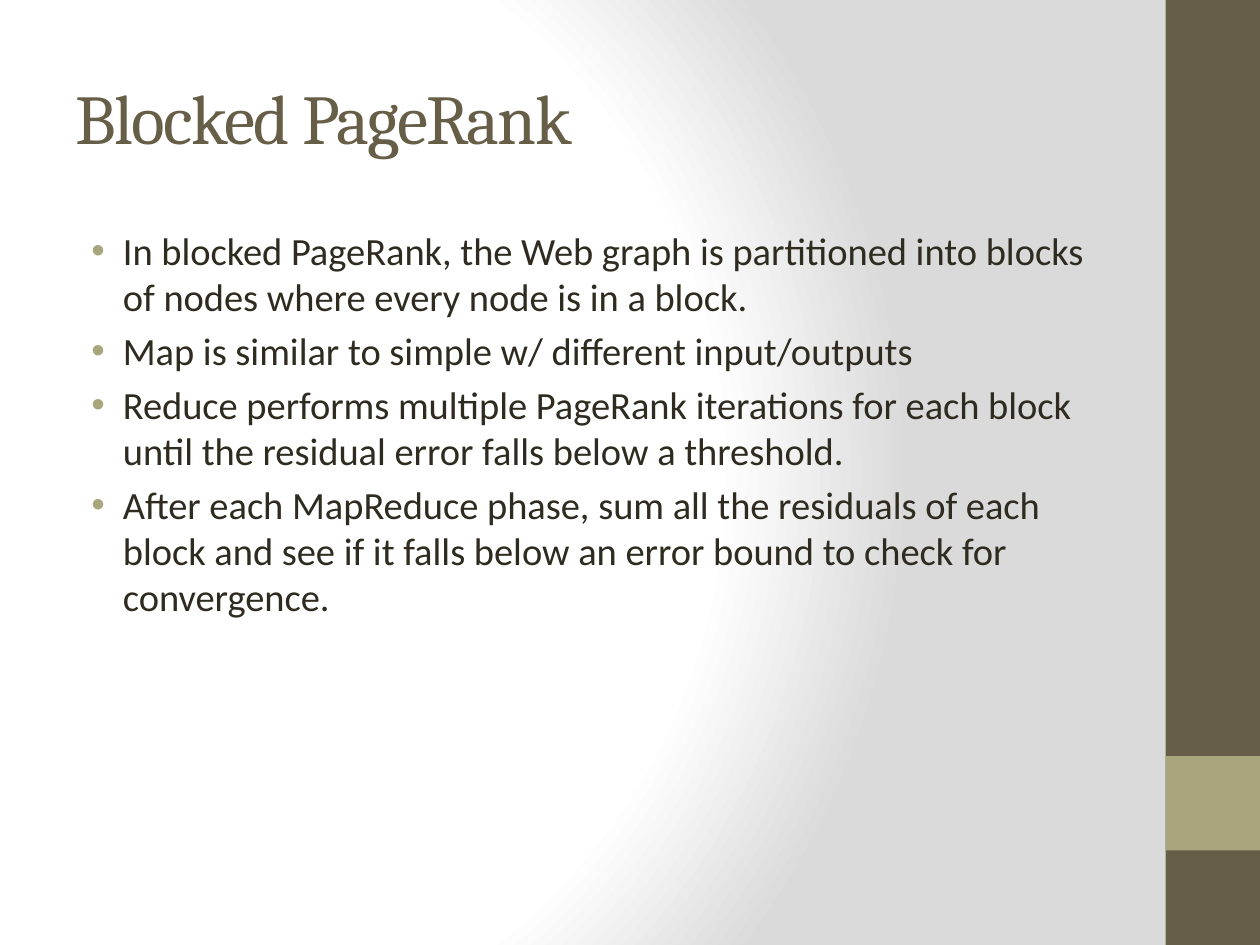
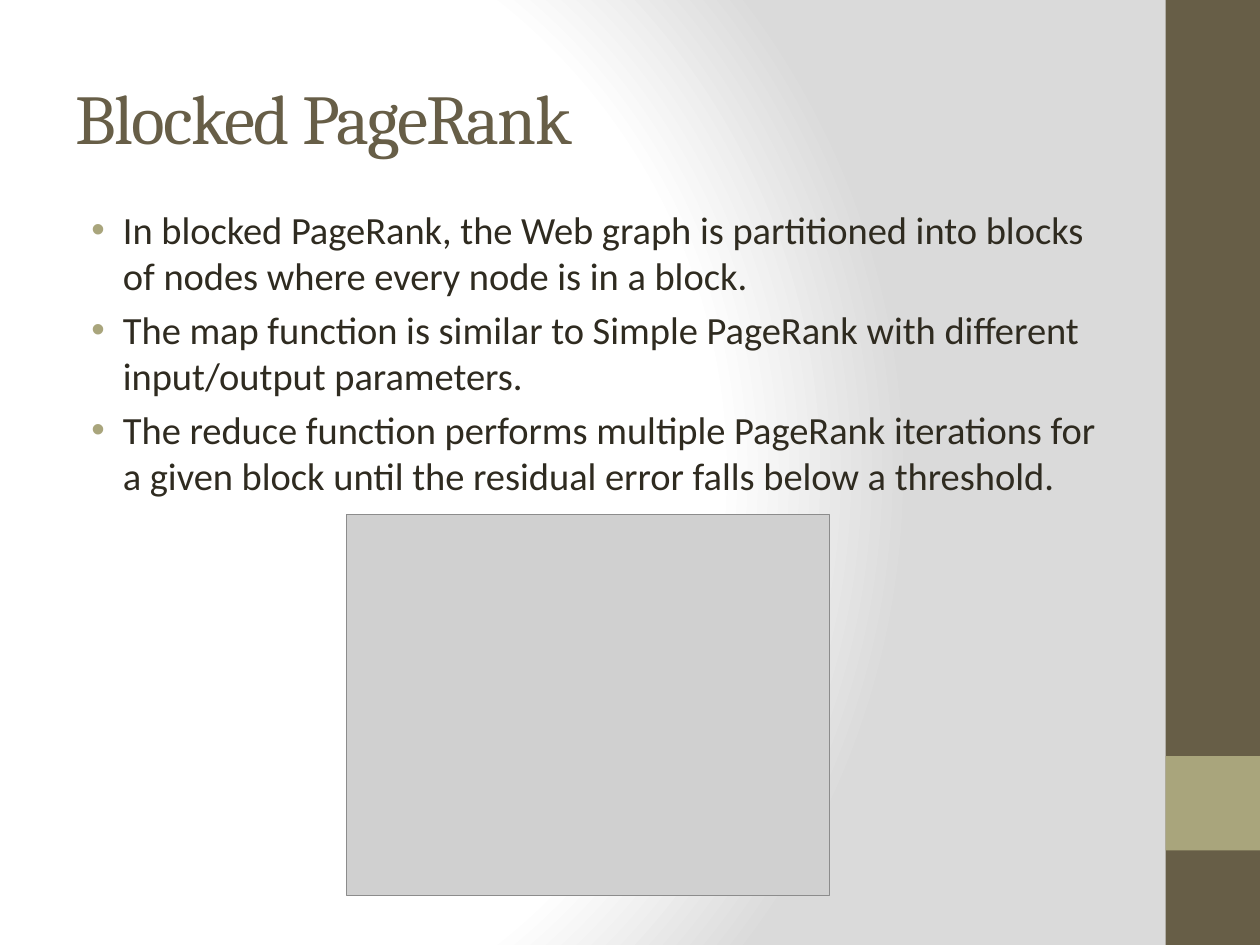
Before and after one commit to piranna0/CS5300P2, a slide deck: slide 7 of presentation.pptx. Drawn at 1260x945 pixels with LibreOffice and Linux fonts; fonts in the diff are those of the drawing; grey boxes stand for pictures. Boxes give left, top, right and bottom in pixels: in the first picture for what was removed or moved away, otherwise in the second. Text is boxed around its words. In the diff, an @@ line names an element or a change of style, - is before the commit and + after.

```diff
--- a/presentation.pptx
+++ b/presentation.pptx
@@ text "In blocked PageRank, the Web ..." moved from (x1=123, y1=238, x2=1084, y2=618) to (x1=123, y1=217, x2=1096, y2=497) @@
@@ text at (x1=123, y1=317, x2=1096, y2=497): text changed @@
-• Map is similar to simple w/ different input/outputs
-• Reduce performs multiple PageRank iterations for each block until the residual error falls below a threshold.
-• After each MapReduce phase, sum all the residuals of each block and see if it falls below an error bound to check for convergence.
+• The map function is similar to Simple PageRank with different input/output parameters.
+• The reduce function performs multiple PageRank iterations for a given block until the residual error falls below a threshold.
@@ picture added at (x1=346, y1=514, x2=829, y2=895) @@
```
Also in this commit, not shown: 9 other slides changed, 2 slides added.
